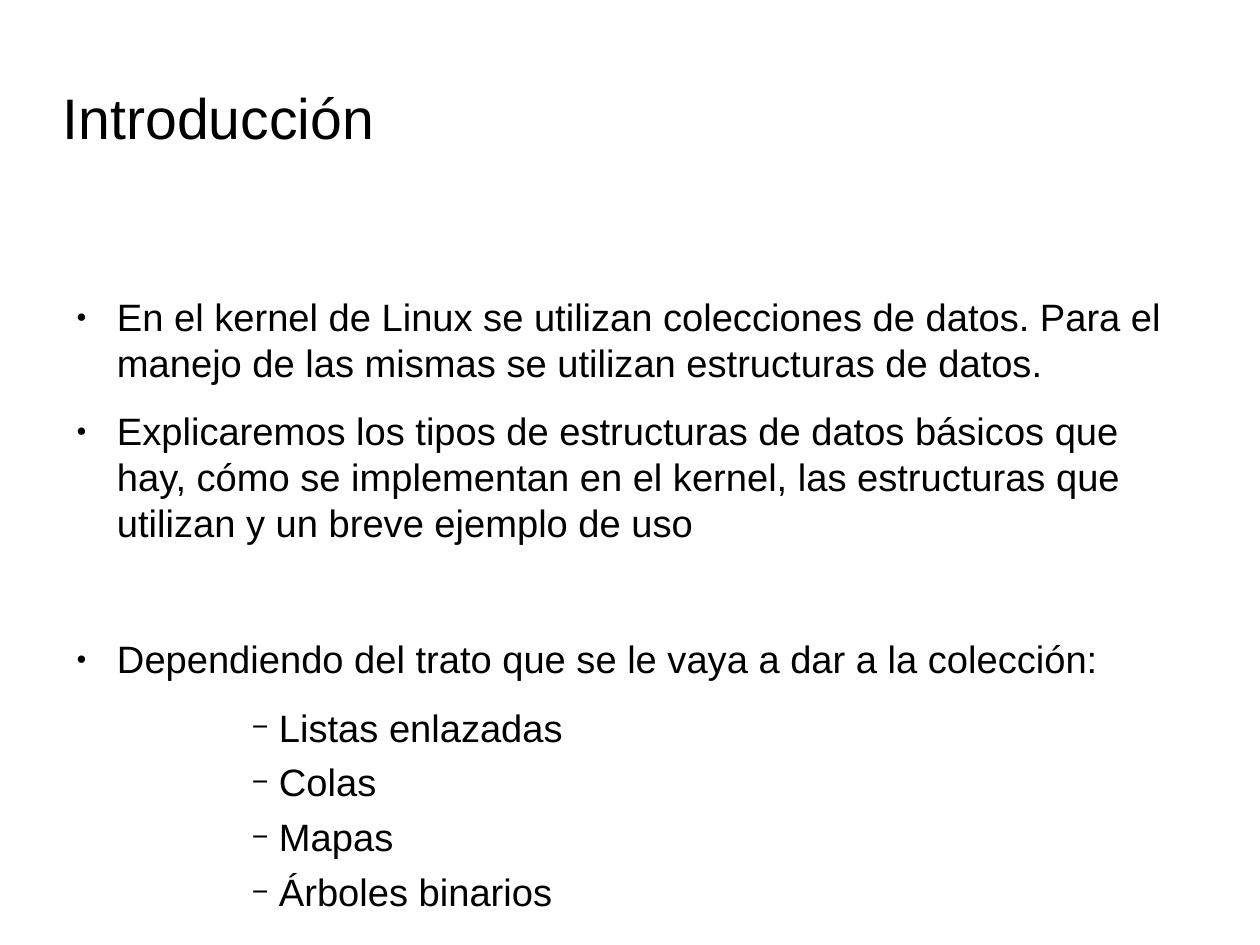
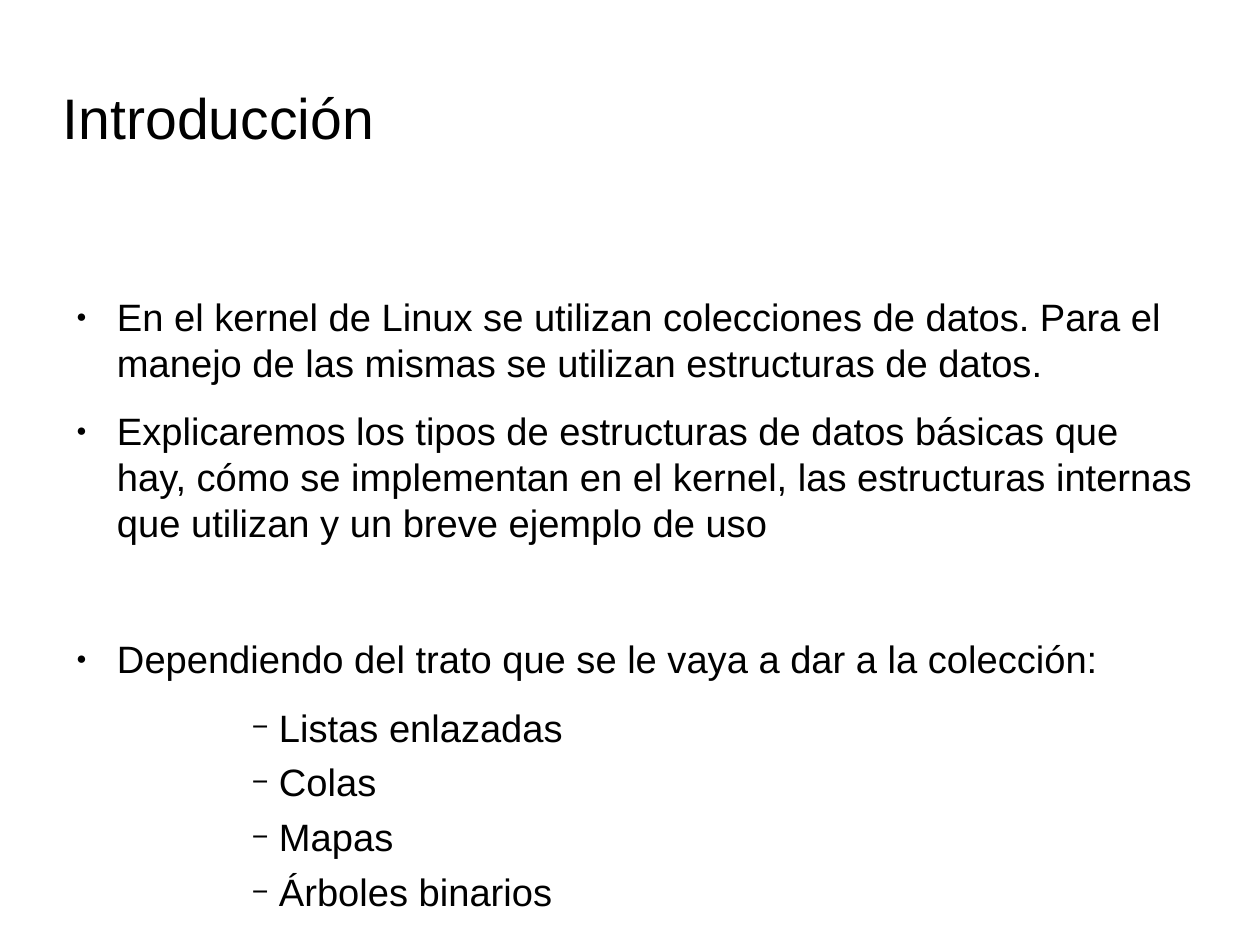
Before and after one commit to tombe85/lin, a slide deck: slide 2 of presentacion/EstructurasDeDatosKernelMigVersion.odp. Drawn at 1260x945 pixels with LibreOffice and Linux fonts; fonts in the diff are those of the drawing; background and template pictures are left out. Boxes give left, top, right and bottom in pixels: in the first picture for what was removed or moved away, otherwise in the second. Text is boxed around its words. In the diff, an @@ line names an element or a change of style, - is before the commit and + after.

```diff
--- a/presentacion/EstructurasDeDatosKernelMigVersion.odp
+++ b/presentacion/EstructurasDeDatosKernelMigVersion.odp
@@ text at [117,417,1192,545]: text changed @@
-● Explicaremos los tipos de estructuras de datos básicos que hay, cómo se implementan en el kernel, las estructuras que utilizan y un breve ejemplo de uso
+● Explicaremos los tipos de estructuras de datos básicas que hay, cómo se implementan en el kernel, las estructuras internas que utilizan y un breve ejemplo de uso
```
Also in this commit, not shown: 4 other slides changed, 1 slide added.
